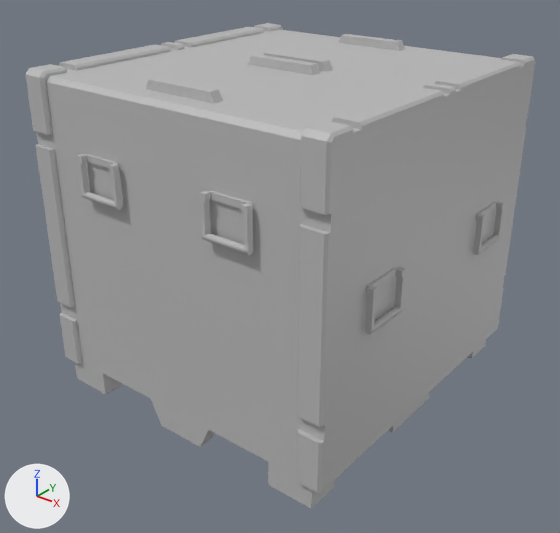
Renders of the FBX model Maya Project Files/Env/Exports/Crates/Crate_02_SM_Low.fbx from each side of a commit.
Both versions are drawn from a 50 mm camera at (2.69, -3.44, 2.83) aimed at (0.03, -0.12, 0.77). Lighting does not change. The marker at lower left points along +X, +Y and +Z. Where no turn or scale is listed for an object, it has been applied to the vertices.

Before the edit, the objects in view are built like this:
```python
me_mesh = bpy.data.meshes.new('Mesh')
me_mesh.from_pydata(...)  # 1068 vertices, 1068 faces; spans x -1.0..1.0, y -1.03..1.03, z 0.05..2.05
me_mesh.materials.append(mat_lambert1)  # grey #bcbcbc
me_mesh_001 = bpy.data.meshes.new('Mesh.001')
me_mesh_001.from_pydata(...)  # 184 vertices, 188 faces; spans x -0.14..0.14, y -2.05..0.05, z -0.24..0.0
me_mesh_001.materials.append(mat_lambert1)  # grey #bcbcbc
me_mesh_002 = bpy.data.meshes.new('Mesh.002')
me_mesh_002.from_pydata(...)  # 184 vertices, 188 faces; spans x -0.14..0.14, y -2.05..0.05, z -0.24..0.0
me_mesh_002.materials.append(mat_lambert1)  # grey #bcbcbc
me_mesh_003 = bpy.data.meshes.new('Mesh.003')
me_mesh_003.from_pydata(...)  # 184 vertices, 188 faces; spans x -2.05..0.05, y -0.14..0.14, z -0.24..0.0
me_mesh_003.materials.append(mat_lambert1)  # grey #bcbcbc
me_mesh_004 = bpy.data.meshes.new('Mesh.004')
me_mesh_004.from_pydata(...)  # 184 vertices, 188 faces; spans x -2.05..0.05, y -0.14..0.14, z -0.24..0.0
me_mesh_004.materials.append(mat_lambert1)  # grey #bcbcbc
ob_handle20 = bpy.data.objects.new('Handle20', me_mesh_001)
ob_handle20.location = (0.445, 1.0, 1.583)
ob_handle21 = bpy.data.objects.new('Handle21', me_mesh_002)
ob_handle21.location = (-0.441, 1.0, 1.583)
ob_handle22 = bpy.data.objects.new('Handle22', me_mesh_003)
ob_handle22.location = (1.0, 0.559, 1.186)
ob_handle23 = bpy.data.objects.new('Handle23', me_mesh_004)
ob_handle23.location = (1.0, -0.573, 1.186)
ob_twotwotwo = bpy.data.objects.new('TwoTwoTwo', me_mesh)
ob_twotwotwo.location = (0.0, 0.0, -0.053)
```
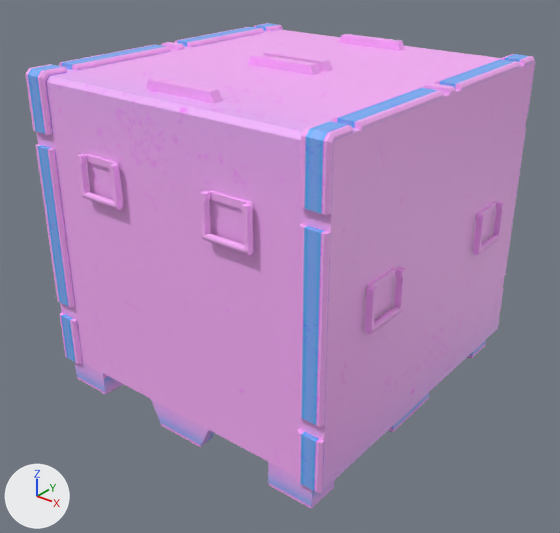
The change in detail:
Picture 'OcclusionRoughnessMetallic.png' (img_occlusionroughnessmetallic_png) is new.
Material 'Metal_TS_01' (mat_metal_ts_01) is new.
Its texture is img_occlusionroughnessmetallic_png.
Material 'Metal_TS_02' (mat_metal_ts_02) is new.
Its texture is img_occlusionroughnessmetallic_png.
me_mesh_002 has 184 vertices, 188 faces and spans x -0.14..0.14, y -2.05..0.05, z -0.24..0.0.
me_mesh_002 no longer uses material mat_lambert1 (grey #bcbcbc).
me_mesh_002 now uses material mat_metal_ts_02 (picture img_occlusionroughnessmetallic_png).
me_mesh_003 has 184 vertices, 188 faces and spans x -2.05..0.05, y -0.14..0.14, z -0.24..0.0.
me_mesh_003 no longer uses material mat_lambert1 (grey #bcbcbc).
me_mesh_003 now uses material mat_metal_ts_02 (picture img_occlusionroughnessmetallic_png).
me_mesh_001 has 184 vertices, 188 faces and spans x -0.14..0.14, y -2.05..0.05, z -0.24..0.0.
me_mesh_001 no longer uses material mat_lambert1 (grey #bcbcbc).
me_mesh_001 now uses material mat_metal_ts_02 (picture img_occlusionroughnessmetallic_png).
me_mesh_004 has 184 vertices, 188 faces and spans x -2.05..0.05, y -0.14..0.14, z -0.24..0.0.
me_mesh_004 no longer uses material mat_lambert1 (grey #bcbcbc).
me_mesh_004 now uses material mat_metal_ts_02 (picture img_occlusionroughnessmetallic_png).
me_mesh has 1068 vertices, 1068 faces and spans x -1.0..1.0, y -1.03..1.03, z 0.05..2.05.
me_mesh is used by ob_twotwotwo; location (0.0, 0.0, -0.053).
me_mesh no longer uses material mat_lambert1 (grey #bcbcbc).
me_mesh part 1: texture (UV) coordinates of 1068 of 1068 faces, centred in x -1.0..1.0, y -1.03..1.03, z 0.05..2.05, changed; they spanned u 0.02..0.99, v 0.01..0.98 and now span u 0.26..0.71, v 0.0..1.0.
me_mesh now uses material mat_metal_ts_01 (picture img_occlusionroughnessmetallic_png).

Where the change shows, as pixel boxes (x1, y1, x2, y2) in the pictures (560 x 533 px):
'TwoTwoTwo', recoloured, surface changed (grey to pink)
    both: (25, 23, 535, 509)
'Handle20', recoloured (grey to pink)
    both: (200, 190, 253, 255)
'Handle23', recoloured (grey to pink)
    both: (365, 267, 406, 334)
'Handle21', recoloured (grey to pink)
    both: (77, 154, 123, 210)
'Handle22', recoloured (grey to pink)
    both: (473, 201, 504, 255)
